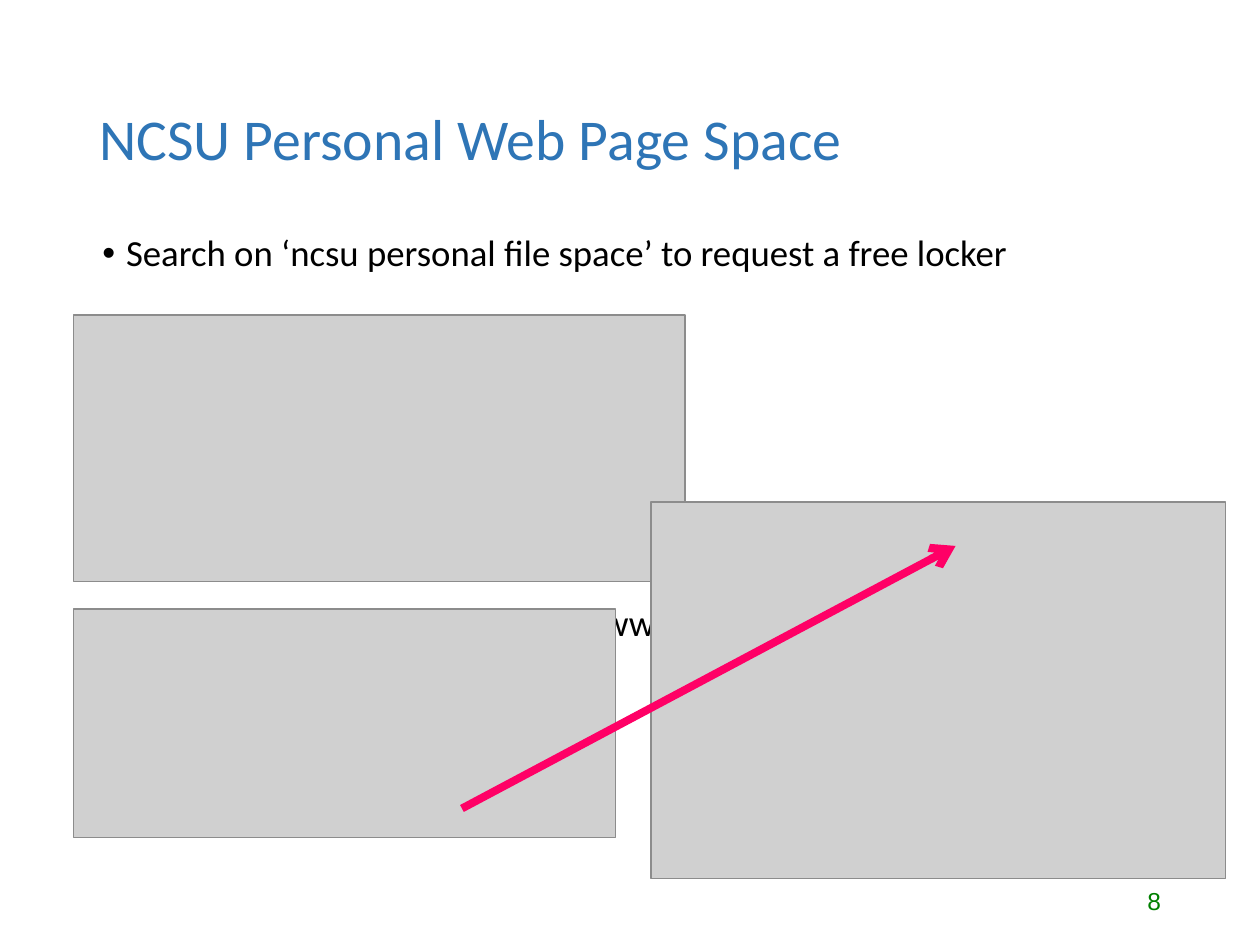
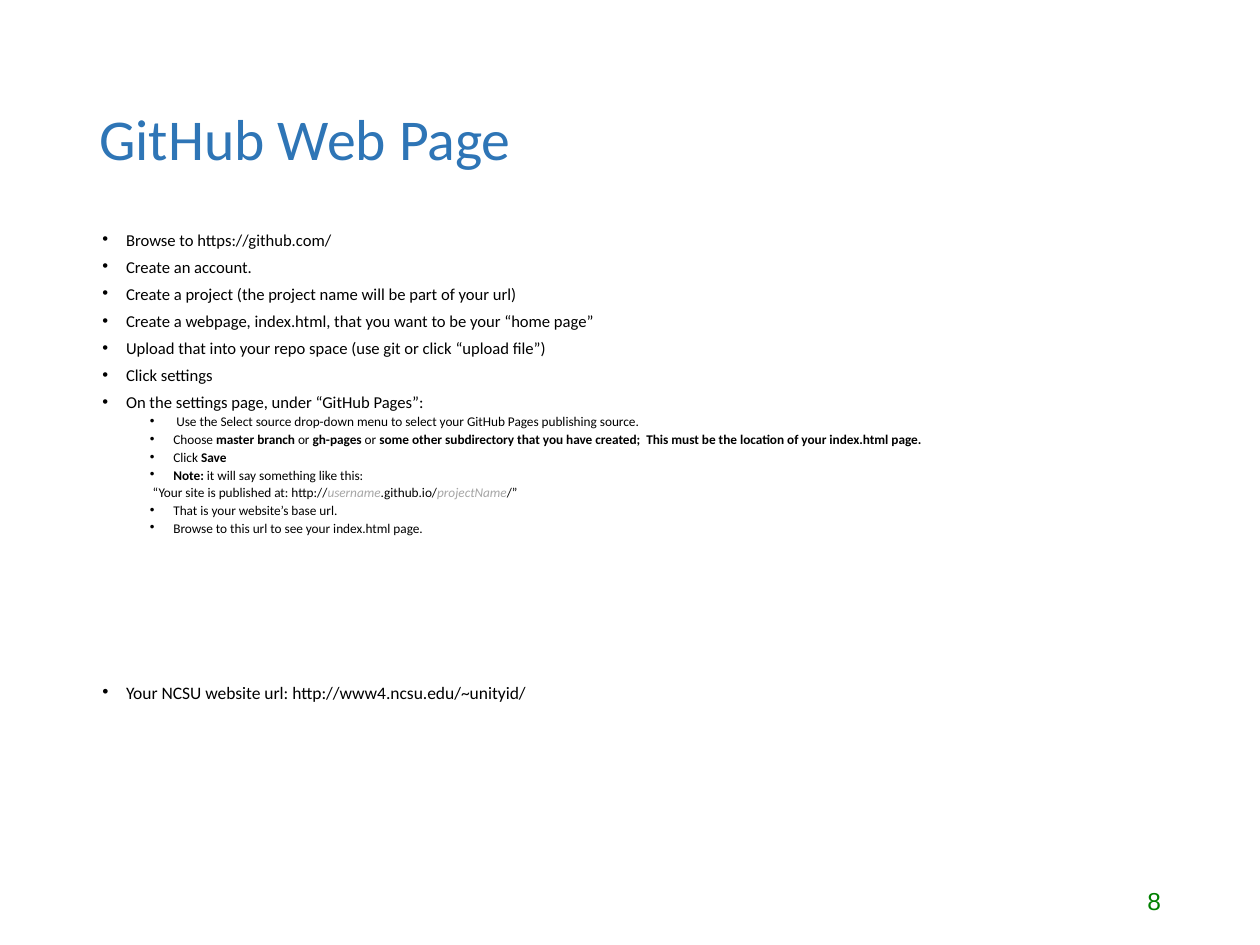
Before and after one commit to lgtateos/gis540, a slide deck: slide 8 of slides/HTML.ppt. Drawn at 1260x945 pixels with LibreOffice and Linux fonts; fonts in the diff are those of the drawing; grey boxes stand for pictures. Boxes give left, top, right and bottom in pixels: in the first picture for what was removed or moved away, otherwise in the second. Text is boxed around its words. In the diff, an @@ line names an element or a change of style, - is before the commit and + after.

```diff
--- a/slides/HTML.ppt
+++ b/slides/HTML.ppt
@@ title at [99, 120, 511, 170]: text changed @@
-NCSU Personal Web Page Space
+GitHub Web Page
@@ text at [126, 234, 921, 536]: text changed; size 21 to 7.6 pt @@
-• Search on ‘ncsu personal file space’ to request a free locker
+• Browse to https://github.com/
+• Create an account.
+• Create a project (the project name will be part of your url)
+• Create a webpage, index.html, that you want to be your “home page”
+• Upload that into your repo space (use git or click “upload file”)
+• Click settings
+• On the settings page, under “GitHub Pages”:
+  • Use the Select source drop-down menu to select your GitHub Pages publishing source.
+  • Choose master branch or gh-pages or some other subdirectory that you have created; This must be the location of your index.html page.
+  • Click Save
+  • Note: it will say something like this:
+  “Your site is published at: http://username.github.io/projectName/”
+  • That is your website’s base url.
+  • Browse to this url to see your index.html page.
@@ picture removed at [73, 315, 684, 581] @@
@@ picture removed at [651, 501, 1226, 878] @@
@@ arrow removed from (462, 809) to (955, 546) @@
@@ picture removed at [73, 609, 615, 837] @@
@@ text at [126, 687, 525, 702]: size 21 to 10 pt in "Your NCSU website url: http://www4.ncsu.edu/~unityid/"; line spacing 0.9 to 0.7 @@
```
Also in this commit, not shown: 2 other slides changed.
